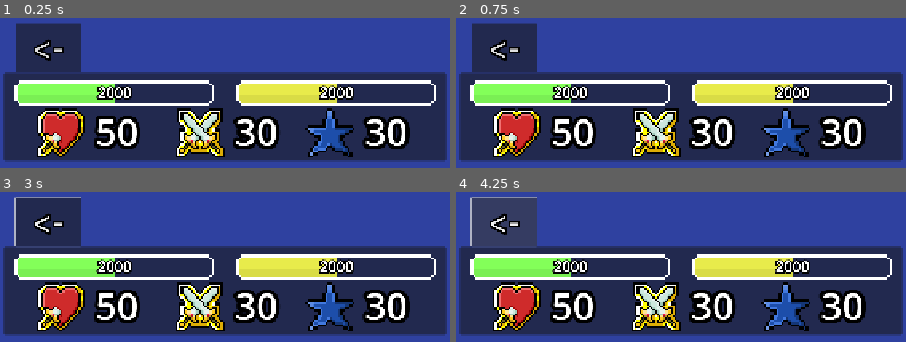
Above: before the commit, frames 1-4 (two rows, left to right).
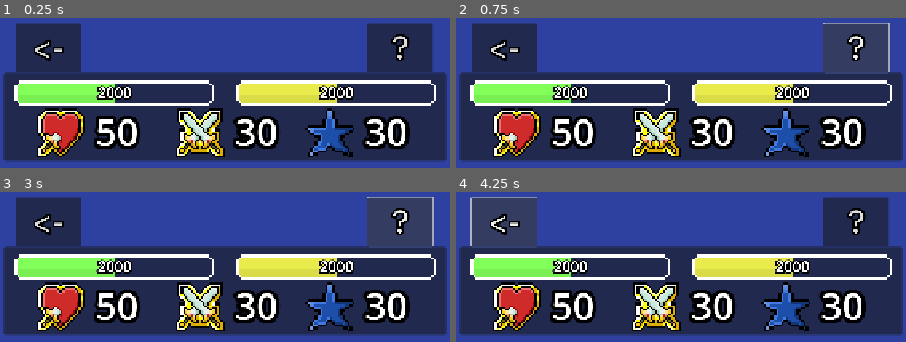
Above: after the commit, the same moments.

Repository: Nano95/project_RUNES
Game: Godot game, scene res://Scenes/GameUI.tscn
The game is run twice, just before and just after one commit, with the same random seed, the same clock (stepped at 60 frames per second) and the same inputs. This scene is started directly instead of the project's main scene.
Inputs (mouse positions are in pixels of both pictures, inside the frame that each line leads up to):
- Up to frame 1 (0.25 s): no input
- Up to frame 2 (0.75 s): click (856, 48) at 0.5 s, where only the run after the commit has a clickable "?"
- Up to frame 3 (3 s): click "<-" at 1.25 s; click "<-" at 2 s; click (400, 222) at 2.75 s, where only the run after the commit has a clickable "?"
- Up to frame 4 (4.25 s): click "<-" at 3.5 s

The runs differ from the first frame. In frame 1, 4.7% of the frame differs, in the area x 81-96%, y 3-36%; in frame 2, 4.9%; in frame 3, 5.1%, in the area x 3-97%, y 3-36%; in frame 4, 4.7%.

Commit message:
New Offline crafting algo and battle settings created

Diff:
--- /dev/null
+++ b/Scenes/BattleSettingsPanel.tscn
@@ -0,0 +1,125 @@
+[gd_scene load_steps=7 format=3 uid="uid://om2m83fmhqt5"]
+
+[ext_resource type="Script" uid="uid://c6a78ucl2yypx" path="res://Scripts/BattleSettingsPanel.gd" id="1_cysne"]
+[ext_resource type="PackedScene" path="res://Scenes/MyLabel.tscn" id="3_6x4le"]
+[ext_resource type="Shader" uid="uid://ckjvhxujvm14n" path="res://Shaders/ArcadeFlash.gdshader" id="4_38l7f"]
+[ext_resource type="FontFile" uid="uid://dkwdv1gjlxyfy" path="res://TikTokSans_24pt-Regular.ttf" id="5_mbgvw"]
+
+[sub_resource type="ShaderMaterial" id="ShaderMaterial_8k8yn"]
+resource_local_to_scene = true
+shader = ExtResource("4_38l7f")
+shader_parameter/time = 4.750000002218258e-07
+shader_parameter/activate = false
+
+[sub_resource type="ShaderMaterial" id="ShaderMaterial_duup7"]
+resource_local_to_scene = true
+shader = ExtResource("4_38l7f")
+shader_parameter/time = 4.750000002218258e-07
+shader_parameter/activate = false
+
+[node name="BattleSettingsPanel" type="Control" node_paths=PackedStringArray("opacity_slider", "exit_btn")]
+layout_mode = 3
+anchors_preset = 8
+anchor_left = 0.5
+anchor_top = 0.5
+anchor_right = 0.5
+anchor_bottom = 0.5
+offset_left = -360.0
+offset_top = -602.0
+offset_right = -360.0
+offset_bottom = -602.0
+grow_horizontal = 2
+grow_vertical = 2
+pivot_offset = Vector2(360, 640)
+script = ExtResource("1_cysne")
+opacity_slider = NodePath("Panel/Settings/Panel/GridOpacitySlider")
+exit_btn = NodePath("Panel/Title/Exit")
+
+[node name="Button" type="Button" parent="."]
+self_modulate = Color(1, 1, 1, 0)
+layout_mode = 0
+offset_left = -468.0
+offset_top = -317.0
+offset_right = 1188.0
+offset_bottom = 1442.0
+
+[node name="Panel" type="Panel" parent="."]
+layout_mode = 1
+anchors_preset = 8
+anchor_left = 0.5
+anchor_top = 0.5
+anchor_right = 0.5
+anchor_bottom = 0.5
+offset_left = 22.5
+offset_top = 201.0
+offset_right = 701.5
+offset_bottom = 897.0
+grow_horizontal = 2
+grow_vertical = 2
+
+[node name="Title" type="Panel" parent="Panel"]
+layout_mode = 1
+anchors_preset = 10
+anchor_right = 1.0
+offset_bottom = 82.0
+grow_horizontal = 2
+
+[node name="Title" parent="Panel/Title" instance=ExtResource("3_6x4le")]
+material = SubResource("ShaderMaterial_8k8yn")
+layout_mode = 0
+offset_left = 1.0
+offset_top = 4.0
+offset_right = 1032.4814
+offset_bottom = 141.0
+scale = Vector2(0.54, 0.54)
+text = "Settings"
+horizontal_alignment = 1
+vertical_alignment = 1
+
+[node name="Exit" type="Button" parent="Panel/Title"]
+layout_mode = 0
+offset_left = 558.0
+offset_right = 758.0
+offset_bottom = 138.0
+scale = Vector2(0.6, 0.6)
+theme_override_constants/outline_size = 30
+theme_override_fonts/font = ExtResource("5_mbgvw")
+theme_override_font_sizes/font_size = 100
+text = "x"
+
+[node name="Settings" type="Panel" parent="Panel"]
+layout_mode = 1
+anchors_preset = 14
+anchor_top = 0.5
+anchor_right = 1.0
+anchor_bottom = 0.5
+offset_top = -250.0
+offset_bottom = 346.0
+grow_horizontal = 2
+grow_vertical = 2
+
+[node name="Panel" type="Panel" parent="Panel/Settings"]
+layout_mode = 0
+offset_left = 13.5
+offset_top = 7.0
+offset_right = 667.5
+offset_bottom = 69.0
+
+[node name="SlotsInfo" parent="Panel/Settings/Panel" instance=ExtResource("3_6x4le")]
+material = SubResource("ShaderMaterial_duup7")
+layout_mode = 0
+offset_left = 13.499999
+offset_top = 3.0
+offset_right = 649.74994
+offset_bottom = 140.0
+scale = Vector2(0.4, 0.4)
+text = "Grid Opacity"
+
+[node name="GridOpacitySlider" type="HSlider" parent="Panel/Settings/Panel"]
+layout_mode = 0
+offset_left = 270.0
+offset_right = 647.0
+offset_bottom = 58.0
+max_value = 1.0
+step = 0.01
+ticks_on_borders = true
--- a/Scenes/GameUI.tscn
+++ b/Scenes/GameUI.tscn
@@ -1,9 +1,10 @@
-[gd_scene load_steps=20 format=3 uid="uid://b7xgkus4u2361"]
+[gd_scene load_steps=21 format=3 uid="uid://b7xgkus4u2361"]
 
 [ext_resource type="Script" uid="uid://dygepuv8uhpel" path="res://Scripts/GameUI.gd" id="1_po7eo"]
 [ext_resource type="PackedScene" path="res://Scenes/MyLabel.tscn" id="2_frnsy"]
 [ext_resource type="PackedScene" uid="uid://d3gwj83kl6yvi" path="res://Scenes/BattleRuneButton.tscn" id="2_qecx7"]
-[ext_resource type="Shader" path="res://Shaders/ArcadeFlash.gdshader" id="3_co6lq"]
+[ext_resource type="PackedScene" uid="uid://om2m83fmhqt5" path="res://Scenes/BattleSettingsPanel.tscn" id="3_0hwcy"]
+[ext_resource type="Shader" uid="uid://ckjvhxujvm14n" path="res://Shaders/ArcadeFlash.gdshader" id="3_co6lq"]
 [ext_resource type="FontFile" uid="uid://dkwdv1gjlxyfy" path="res://TikTokSans_24pt-Regular.ttf" id="4_frnsy"]
 [ext_resource type="Texture2D" uid="uid://2mjbs0mmr2ya" path="res://Sprites/mid_progress_bar_top.png" id="5_co6lq"]
 [ext_resource type="Texture2D" uid="uid://b8vfc4t74gkpt" path="res://Sprites/FULL_ATK.png" id="5_d8tla"]
@@ -45,7 +46,7 @@
 shader_parameter/time = 4.750000002218258e-07
 shader_parameter/activate = false
 
-[node name="GameUI" type="Control" node_paths=PackedStringArray("back_btn", "hp_bar", "xp_bar", "hp_label", "monster_turns", "monster_damage", "rune_btns_container", "mana_icon", "focus_label", "loot_manager")]
+[node name="GameUI" type="Control" node_paths=PackedStringArray("back_btn", "settings_btn", "hp_bar", "xp_bar", "hp_label", "monster_turns", "monster_damage", "rune_btns_container", "mana_icon", "focus_label", "loot_manager")]
 layout_mode = 3
 anchors_preset = 15
 anchor_right = 1.0
@@ -55,7 +56,9 @@
 mouse_filter = 2
 script = ExtResource("1_po7eo")
 rune_button = ExtResource("2_qecx7")
+settings_panel = ExtResource("3_0hwcy")
 back_btn = NodePath("TopSection/BackBtn")
+settings_btn = NodePath("TopSection/SettingsBtn")
 hp_bar = NodePath("TopSection/HpBar")
 xp_bar = NodePath("TopSection/XpBar")
 hp_label = NodePath("TopSection/HpBar/HpLabel")
@@ -96,6 +99,18 @@
 theme_override_fonts/font = ExtResource("4_frnsy")
 theme_override_font_sizes/font_size = 100
 text = "<-"
+
+[node name="SettingsBtn" type="Button" parent="TopSection"]
+layout_mode = 0
+offset_left = 588.0
+offset_top = -68.0
+offset_right = 798.0
+offset_bottom = 88.0
+scale = Vector2(0.5, 0.5)
+theme_override_constants/outline_size = 30
+theme_override_fonts/font = ExtResource("4_frnsy")
+theme_override_font_sizes/font_size = 100
+text = "?"
 
 [node name="QuickRespawn" type="Button" parent="TopSection"]
 visible = false
--- /dev/null
+++ b/Scripts/BattleSettingsPanel.gd
@@ -0,0 +1,30 @@
+extends Control
+class_name BattleSettingsPanel
+
+@export var opacity_slider:HSlider
+@export var exit_btn:Button
+
+var main:MainNode
+var game_controller:GameController
+
+func _ready() -> void:
+	Utils.animate_summary_in_happy(self)
+	### Connect things
+	exit_btn.pressed.connect(exit)
+	$Button.pressed.connect(exit)
+	opacity_slider.value_changed.connect(opacity_slider_updated)
+
+	### Initialize settings
+	opacity_slider.value = main.game_data.grid_opacity
+	print("opac: ", main.game_data.grid_opacity)
+
+func opacity_slider_updated(val:float) -> void:
+	game_controller.my_grid.adjust_tile_opacity(val)
+	main.game_data.grid_opacity = val
+
+func setup(m:MainNode, gc:GameController) -> void:
+	main = m
+	game_controller = gc
+
+func exit() -> void:
+	Utils.animate_summary_out_and_free(self)
--- a/Scripts/CellBtn.gd
+++ b/Scripts/CellBtn.gd
@@ -2,7 +2,6 @@
 
 var row: int = 0
 var col: int = 0
-
 
 signal cell_pressed(row, col)
 
--- a/Scripts/CraftingSystem.gd
+++ b/Scripts/CraftingSystem.gd
@@ -24,47 +24,116 @@
 # Returns a dictionary like:
 #   { "Arcane Cross": 12, "Earth Burst": 5 }
 #
+
 func process_elapsed(game_data) -> Dictionary:
 	var produced := {}
 	var now = Time.get_unix_time_from_system()
-	var essence_pools:Dictionary = game_data.current_essences
-	var slots := _load_slots(game_data)
-
+
+	# Global elapsed time
+	var last_ts = game_data.last_crafting_timestamp
+	if last_ts == 0:
+		game_data.last_crafting_timestamp = now
+		return produced
+
+	var elapsed = float(now - last_ts)
+	print("=== Offline crafting start ===")
+	print("Elapsed: ", elapsed)
+	if elapsed <= 0:
+		return produced
+
+	var max_elapsed = 24 * 3600.0  # 24 hours in seconds
+
+	if elapsed > max_elapsed:
+		elapsed = max_elapsed
+
+	var slots = _load_slots(game_data)
+	var essence_pools = game_data.current_essences
+	var blocked_slots = {}
+
+	# Ensure progress dictionary exists
+	if not game_data.slot_progress:
+		game_data.slot_progress = {}
+
+	# Initialize missing progress entries
 	for slot in slots:
-		var slot_key:String = slot.slot_key
-		var last_ts:int = game_data.offline_rune_timestamps.get(slot_key, 0)
-
-		# If this slot has never been updated, initialize it
-		if (last_ts == 0):
-			print_debug("Continuing for %s under last_ts %d" % [slot_key, last_ts])
-			game_data.offline_rune_timestamps[slot_key] = now
-			continue
-
-		@warning_ignore("narrowing_conversion")
-		var elapsed = now - last_ts
-		if (elapsed < slot.craft_time):
-			print("Continuing for %s on elapsed (%d) < craft_time (%d): " % [slot_key, elapsed, slot.craft_time])
-			continue
-
-		# How many full crafts completed?
-		var cycles:int = int(elapsed / slot.craft_time)
-		# Check if essence pool has enough
-		var pool:int = essence_pools.get(slot.essence_type, 0)
-		var cycles_possible = min(cycles, pool / slot.essence_cost)
-		print_debug("Ending cycles for %s: Cycles possible = %d  : " % [slot_key, cycles_possible])
-		if (cycles_possible > 0):
-			# Produce runes
-			produced[slot.rune_name] = produced.get(slot.rune_name, 0) + cycles_possible
-			# Subtract essences
-			essence_pools[slot.essence_type] = pool - (cycles_possible * slot.essence_cost)
-
-		# Update timestamp to reflect leftover partial progress
-		var leftover_time = int(elapsed) % slot.craft_time
-		game_data.offline_rune_timestamps[slot_key] = now - leftover_time
-
-	print_debug("Produced : ", produced)
+		if not game_data.slot_progress.has(slot.slot_key):
+			game_data.slot_progress[slot.slot_key] = 0.0
+
+		print("%s: craft_time=%.3f, start_progress=%.3f" %
+			[slot.slot_key, slot.craft_time, game_data.slot_progress[slot.slot_key]])
+
+	var remaining = elapsed
+
+	while remaining > 0:
+		var next_event_time = INF
+		var active_slots = 0
+
+		# Determine next event time
+		for slot in slots:
+			if blocked_slots.has(slot.slot_key):
+				continue
+
+			active_slots += 1
+			var progress = game_data.slot_progress[slot.slot_key]
+			var time_left = slot.craft_time - progress
+
+			if time_left < next_event_time:
+				next_event_time = time_left
+
+		# If no active slots remain, break
+		if active_slots == 0:
+			print("All slots blocked. Ending early.")
+			break
+
+		# If next event is beyond remaining time, advance and exit
+		if next_event_time > remaining:
+			for slot in slots:
+				if not blocked_slots.has(slot.slot_key):
+					game_data.slot_progress[slot.slot_key] += remaining
+			remaining = 0
+			break
+
+		print("Next event in %.3f seconds (remaining=%.3f)" %
+			[next_event_time, remaining])
+
+		# Advance progress
+		for slot in slots:
+			if not blocked_slots.has(slot.slot_key):
+				game_data.slot_progress[slot.slot_key] += next_event_time
+
+		remaining -= next_event_time
+
+		# Process crafts
+		for slot in slots:
+			var key = slot.slot_key
+			if blocked_slots.has(key):
+				continue
+
+			if game_data.slot_progress[key] >= slot.craft_time:
+				var pool = essence_pools.get(slot.essence_type, 0)
+
+				if pool >= slot.essence_cost:
+					essence_pools[slot.essence_type] = pool - slot.essence_cost
+					produced[slot.rune_name] = produced.get(slot.rune_name, 0) + 1
+					game_data.slot_progress[key] -= slot.craft_time
+
+					#print("%s crafted %s (cost=%d). New essence=%d" %
+						#[key, slot.rune_name, slot.essence_cost, essence_pools[slot.essence_type]])
+
+				else:
+					blocked_slots[key] = true
+					game_data.slot_progress[key] = slot.craft_time
+					print("%s blocked (not enough essence)" % key)
+
+			#print("%s: new_progress=%.3f" %
+				#[key, game_data.slot_progress[key]])
+
+	game_data.last_crafting_timestamp = now
+	print("Produced: ", produced)
+	print("New timestamp: ", game_data.last_crafting_timestamp)
+	print("=== Offline crafting end ===")
+
 	return produced
-
 
 func compute_summary(game_data) -> Dictionary:
 	var essence_pools:Dictionary = game_data.current_essences
--- a/Scripts/GameUI.gd
+++ b/Scripts/GameUI.gd
@@ -2,10 +2,12 @@
 class_name GameUI
 
 @export var rune_button:PackedScene
+@export var settings_panel:PackedScene
 
 var main:MainNode
 var game_controller:GameController
 @export var back_btn:Button
+@export var settings_btn:Button
 @export var hp_bar:TextureProgressBar
 @export var xp_bar:TextureProgressBar
 @export var hp_label:Label
@@ -34,6 +36,7 @@
 	setup_hp(game_controller.current_hp, game_controller.max_hp)
 	xp_bar.setup(main, game_controller)
 	setup_rune_buttons()
+	settings_btn.pressed.connect(spawn_settings)
 
 func setup_rune_buttons() -> void:
 	if !(is_instance_valid(game_controller)): return
@@ -143,6 +146,11 @@
 	dmg_tween.tween_property(monster_damage, "scale", Vector2(.3, .3), 0.4)\
 		.set_trans(Tween.TRANS_CUBIC)
 
+func spawn_settings() -> void:
+	var pnl = settings_panel.instantiate()
+	pnl.setup(main, game_controller)
+	main.spawn_to_top_ui_layer(pnl)
+
 func shake_mana_icon() -> void:
 	Utils.warn_shake_node(mana_icon)
 
--- a/Scripts/Grid.gd
+++ b/Scripts/Grid.gd
@@ -8,6 +8,7 @@
 var game_controller:GameController
 var grid_origin :Vector2= Vector2.ZERO
 var cells = [] # 2D array storing monster instances or null
+var tiles_arr = []
 
 """
 (0,0) (0,1) (0,2)
@@ -32,6 +33,7 @@
 			)
 			cell.connect("cell_pressed", _on_cell_pressed)
 			$TileContainer.add_child(cell)
+			tiles_arr.append(cell.get_child(0))
 
 func setup(gc:GameController) -> void:
 	game_controller = gc
@@ -91,6 +93,11 @@
 	var sprite = $CellContainer.get_child(index)
 	sprite.modulate = color
 
+func adjust_tile_opacity(percentage:float) -> void:
+	for tile in tiles_arr:
+		tile.self_modulate = Color(1.0, 1.0, 1.0, percentage)
+
+
 func grid_to_world(row: int, col: int) -> Vector2:
 	return Vector2(
 		col * (cell_size.x + padding) + cell_size.x * 0.5,
--- a/Scripts/Main.gd
+++ b/Scripts/Main.gd
@@ -137,10 +137,6 @@
 	# calculates total time played - app on but out of focus
 	@warning_ignore("narrowing_conversion")
 	game_data.last_crafting_timestamp = Time.get_unix_time_from_system()
-	# NEW: update per-slot timestamps so they don't drift
-	for slot in game_data["offline_rune_timestamps"].keys():
-		if (game_data["offline_rune_timestamps"][slot] == 0): continue
-		game_data["offline_rune_timestamps"][slot] = Time.get_unix_time_from_system()
 	save_game()
 
 func check_offline_time_and_rewards() -> void:
--- a/Scripts/Resources/SaveData.gd
+++ b/Scripts/Resources/SaveData.gd
@@ -55,7 +55,7 @@
 	"slot5": null,
 	"slot6": null
 }
-@export var offline_rune_timestamps = {
+@export var slot_progress = {
 	"slot1": 0,
 	"slot2": 0,
 	"slot3": 0,
@@ -106,6 +106,9 @@
 	#"elite slime": 10,
 }
 
+@export_category("Settings")
+@export var grid_opacity:float = 1.0 # from 0.0 to 1.0
+
 func add_item_to_inventory(item: EquipmentInstance) -> void:
 	inventory.append(item)
 
@@ -156,9 +159,7 @@
 		data = null
 	var slot_label:String = str("slot", id)
 	offline_runes[slot_label] = data
-	# Reset the timestamp
-	if (data == null):
-		offline_rune_timestamps[slot_label] = 0
+	slot_progress[slot_label] = 0
 
 # Returns null or string
 func get_offline_rune_slot(id):
@@ -235,7 +236,7 @@
 		"slot5": null,
 		"slot6": null
 	}
-	offline_rune_timestamps = {
+	slot_progress = {
 		"slot1": 0,
 		"slot2": 0,
 		"slot3": 0,
--- a/Scripts/Utils.gd
+++ b/Scripts/Utils.gd
@@ -65,7 +65,10 @@
 	var parts := []
 
 	if hours > 0:
-		parts.append("%02d" % hours)
+		if (hours >= 24):
+			parts.append("Max 24+")
+		else:
+			parts.append("%02d" % hours)
 
 	if minutes > 0 or hours > 0:
 		parts.append("%02d" % minutes)
Not shown, added: Scripts/BattleSettingsPanel.gd.uid
